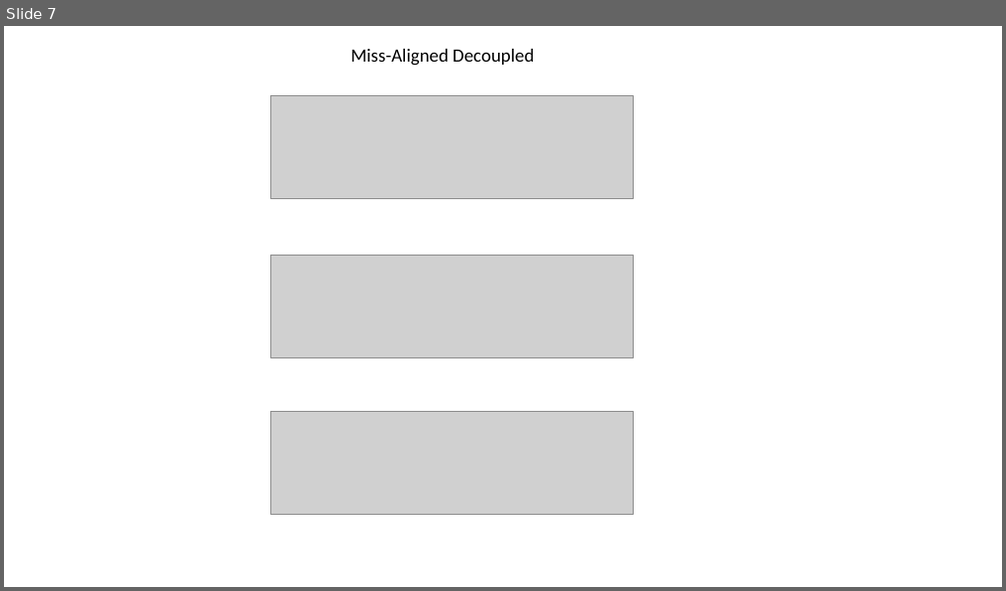
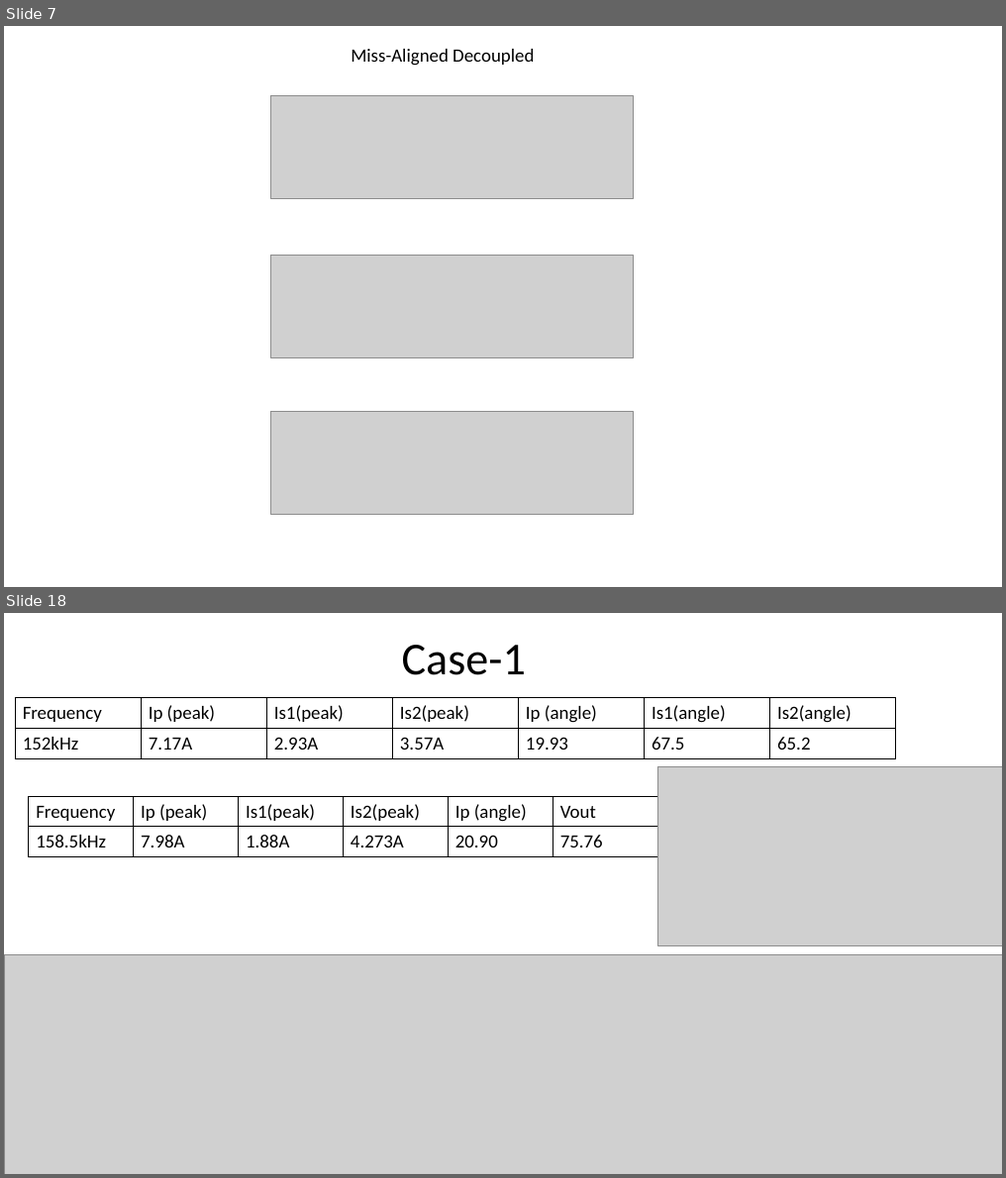
Before and after one commit to EnesAyaz/Studies, a slide deck: Reports/WPT/Test-Data.pptx. Shown one above the other, each under a label of ours: slide 7 before the commit, slides 7 and 18 after it; the slides between them are not shown. The pictures are 1006x591 and 1006x1178 pixels, drawn with LibreOffice and Linux fonts; fonts in the diff are those of the drawing; grey boxes stand for pictures. Boxes give left, top, right and bottom in pixels: in the first picture for what was removed or moved away, otherwise in the second. Text is boxed around its words. In the diff, an @@ line names an element or a change of style, - is before the commit and + after.

```diff
--- a/Reports/WPT/Test-Data.pptx
+++ b/Reports/WPT/Test-Data.pptx
@@ slide 18 added at bbox=[4, 613, 1002, 1174], background #FFFFFF @@
@@ title added at bbox=[402, 645, 526, 675], 44 pt, text #000000 @@
+Case-1
@@ table added at bbox=[15, 697, 896, 758], 2 rows, 7 columns @@
+Frequency | Ip (peak) | Is1(peak) | Is2(peak) | Ip (angle) | Is1(angle) | Is2(angle)
+152kHz | 7.17A | 2.93A | 3.57A | 19.93 | 67.5 | 65.2
@@ picture added at bbox=[657, 766, 1002, 946] @@
@@ table added at bbox=[29, 796, 657, 857], 2 rows, 6 columns @@
+Frequency | Ip (peak) | Is1(peak) | Is2(peak) | Ip (angle) | Vout
+158.5kHz | 7.98A | 1.88A | 4.273A | 20.90 | 75.76
@@ picture added at bbox=[4, 956, 1002, 1174] @@
```
Also in this commit, not shown: 8 slides changed, 10 other slides added, 1 slide removed, 12 other files.
